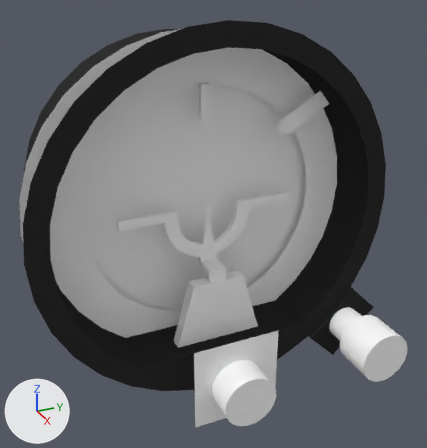
The Blender file dev/blender/instruments/AI.blend: old version first, new version second.
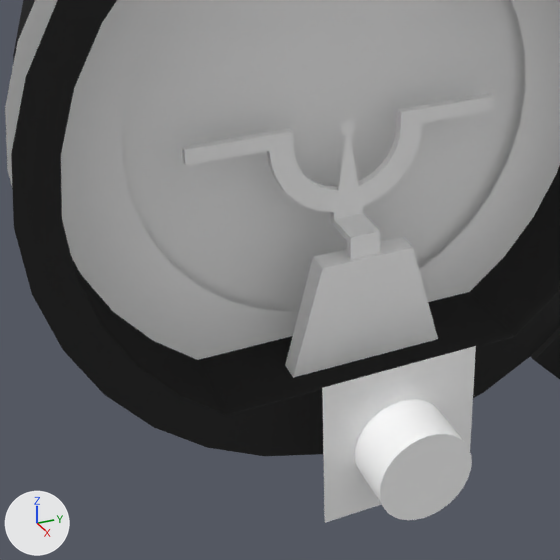
Old and new are each drawn whole from a camera (50 mm lens) standing at (-0.2699, -0.2688, 0.152) and looking at (-0.3762, -0.221, 0.0989) and again close up on the part from 4% to 76% of the width and 31% to 100% of the height. Every picture has the same lights, and +X, +Y and +Z are marked at lower left.

Names of what the first close-up shows: 'AdjustCCW', 'AdjustCW', 'AdjustKnob', 'Aircraft', 'Bezel', 'Bracket', 'Case', 'Pitch', 'Roll'.
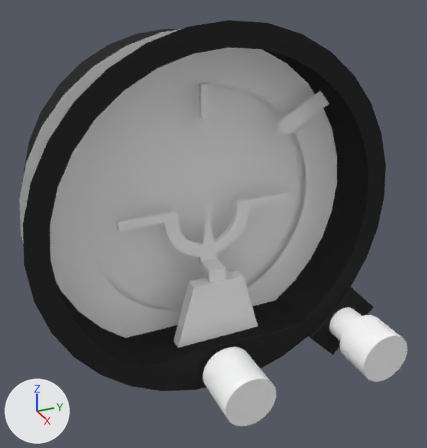
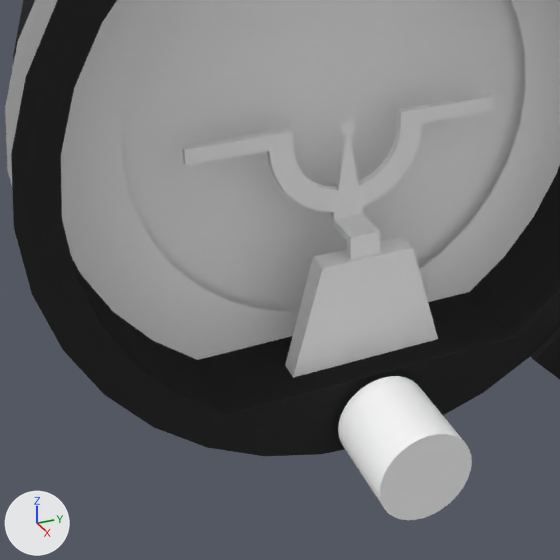
The newer file is also turned or shifted as a whole; pictures and numbers use the older file's frame.

What differs and where, as boxes (x1, y1, x2, y2) in the close-ups (560 x 560 px):
```json
{"object": "AdjustCCW", "change": "deleted", "before": [322, 366, 401, 523]}
{"object": "AdjustCW", "change": "deleted", "before": [401, 346, 476, 450]}
```

Scene script edits in JSON lines:
```json
{"op": "remove", "block": "ob_adjustcw", "code": ["ob_adjustcw = bpy.data.objects.new('AdjustCW', me_plane)", "ob_adjustcw.location = (-0.369, -0.2215, 0.1014)", "ob_adjustcw.show_transparent = True"]}
{"op": "remove", "block": "ob_adjustccw", "code": ["ob_adjustccw = bpy.data.objects.new('AdjustCCW', me_plane_004)", "ob_adjustccw.location = (-0.369, -0.2215, 0.1014)", "ob_adjustccw.show_transparent = True"]}
```
